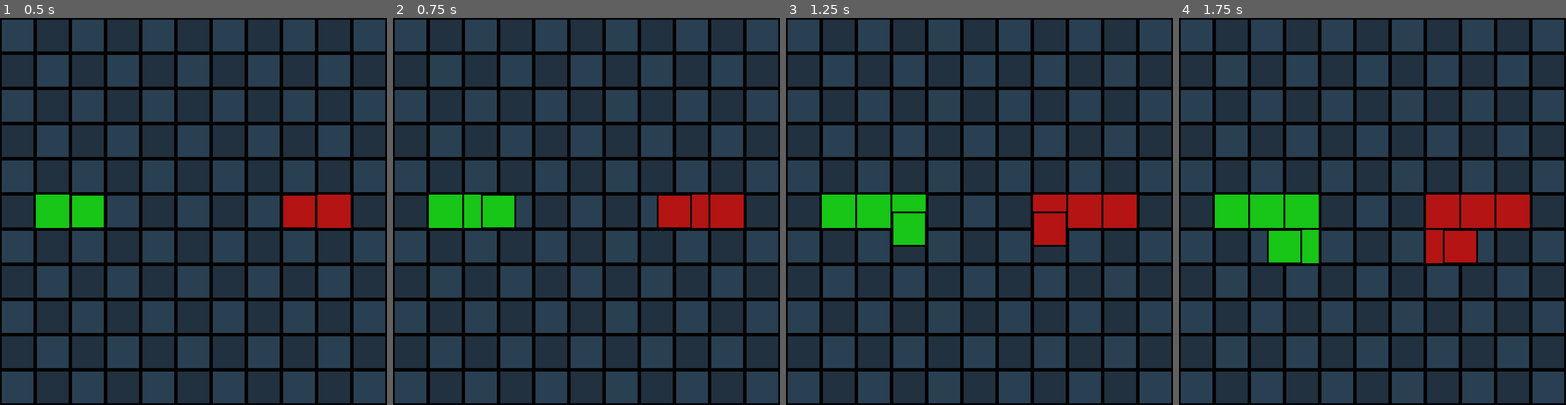
Above: before the commit, frames 1-4 (left to right).
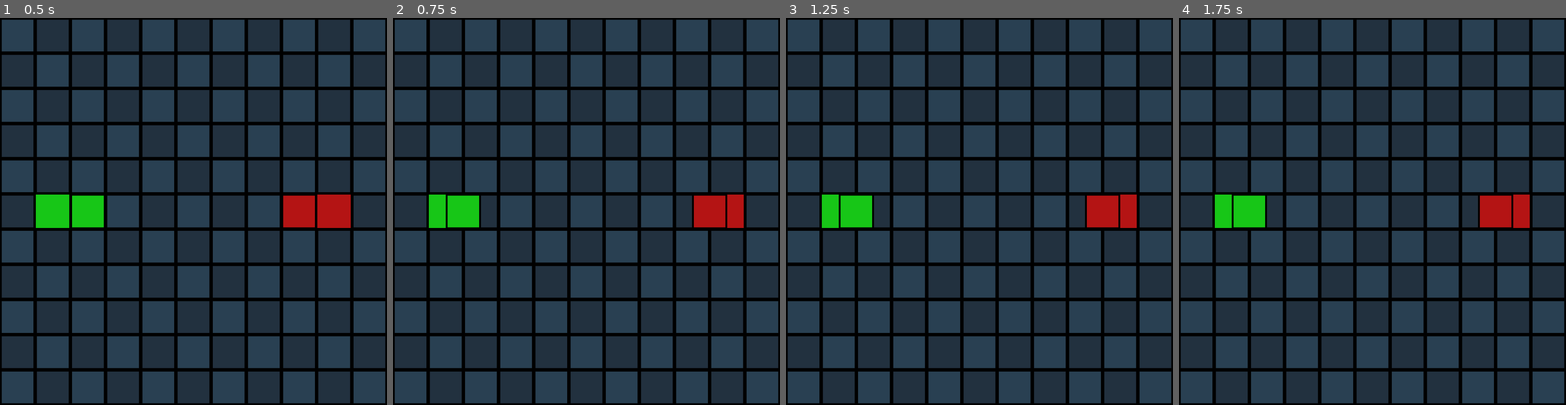
Above: after the commit, the same moments.

Repository: JasonMerit/Human-Adversarial-Reinforcement-Learning
Game: Godot game, scene res://main.tscn
Two runs of this game, one before a commit and one after it. Both use one fixed random seed, a clock stepped at 60 frames per second and the inputs below.
Inputs:
- Up to frame 1 (0.5 s): no input
- Up to frame 2 (0.75 s): no input
- Up to frame 3 (1.25 s): no input
- Up to frame 4 (1.75 s): no input

Frame 1 is identical in both runs. In frame 2, 1.9% of the frame differs, in the area x 13-87%, y 45-55%; in frame 3, 3.3%; in frame 4, 4.9%, in the area x 13-87%, y 45-64%.

Commit message:
Update result encoding

Diff:
--- a/tron-godot/scripts/tron.gd
+++ b/tron-godot/scripts/tron.gd
@@ -66,12 +66,12 @@
 
 	# Both collided or head-on
 	if (bike1_hit and bike2_hit) or bike1.pos == bike2.pos:
-		return 3
+		return 0
 
 	if bike1_hit:
+		return 2
+
+	if bike2_hit:
 		return 1
 
-	if bike2_hit:
-		return 2
-
-	return 0
+	return -1
Not shown, changed: rl_core/environment/env.py
Not shown, changed: rl_core/environment/tron.py
